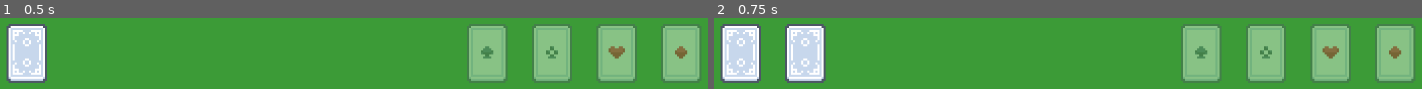
Above: before the commit, frames 1-2 (left to right).
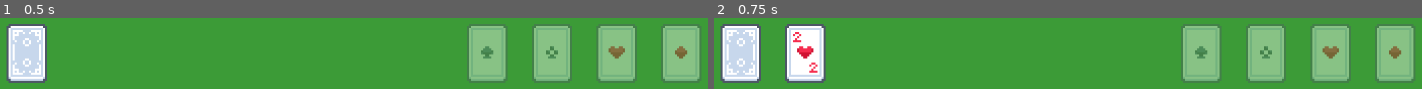
Above: after the commit, the same moments.

Repository: w-dib/Solitaire
Game: Godot game, scene res://scenes/world.tscn
The game is run twice, just before and just after one commit, with the same random seed, the same clock (stepped at 60 frames per second) and the same inputs.
Inputs (mouse positions are in pixels of both pictures, inside the frame that each line leads up to):
- Up to frame 1 (0.5 s): no input
- Up to frame 2 (0.75 s): tap Enter at 0.5 s; drag from (742, 52) to (1202, 52) at 0.52 s

Frame 1 is identical in both runs. In frame 2, 1.9% of the frame differs, in the area x 10-15%, y 16-81%.

Commit message:
Allow redealing draw pile

Diff:
--- a/scenes/world.tscn
+++ b/scenes/world.tscn
@@ -72,7 +72,13 @@
 script = ExtResource("6_i7141")
 metadata/_edit_group_ = true
 
-[node name="Sprite2D" type="Sprite2D" parent="DrawPile"]
+[node name="PileFull" type="Sprite2D" parent="DrawPile"]
+unique_name_in_owner = true
+texture = ExtResource("6_qfnet")
+
+[node name="PileEmpty" type="Sprite2D" parent="DrawPile"]
+unique_name_in_owner = true
+modulate = Color(1, 1, 1, 0.235294)
 texture = ExtResource("6_qfnet")
 
 [node name="CollisionShape2D" type="CollisionShape2D" parent="DrawPile"]
--- a/scripts/board_state.gd
+++ b/scripts/board_state.gd
@@ -1,5 +1,8 @@
 # board_state.gd
 extends Node2D
+
+signal on_drawpile_empty
+signal on_drawpile_full
 
 # The card scene to be duplicated for all cards in the deck
 var card_scene: PackedScene = preload("res://scenes/card.tscn")
@@ -30,13 +33,13 @@
 # Array of card texture names
 var card_names: Array[String] = [
 	"card_hearts_A", "card_hearts_02", "card_hearts_03", "card_hearts_04", "card_hearts_05", "card_hearts_06",
-	"card_hearts_07", "card_hearts_08", "card_hearts_09", "card_hearts_10", "card_hearts_J", "card_hearts_Q", "card_hearts_K",
-	"card_diamonds_A", "card_diamonds_02", "card_diamonds_03", "card_diamonds_04", "card_diamonds_05", "card_diamonds_06",
-	"card_diamonds_07", "card_diamonds_08", "card_diamonds_09", "card_diamonds_10", "card_diamonds_J", "card_diamonds_Q", "card_diamonds_K",
-	"card_clubs_A", "card_clubs_02", "card_clubs_03", "card_clubs_04", "card_clubs_05", "card_clubs_06", "card_clubs_07",
-	"card_clubs_08", "card_clubs_09", "card_clubs_10", "card_clubs_J", "card_clubs_Q", "card_clubs_K",
-	"card_spades_A", "card_spades_02", "card_spades_03", "card_spades_04", "card_spades_05", "card_spades_06",
-	"card_spades_07", "card_spades_08", "card_spades_09", "card_spades_10", "card_spades_J", "card_spades_Q", "card_spades_K"
+	#"card_hearts_07", "card_hearts_08", "card_hearts_09", "card_hearts_10", "card_hearts_J", "card_hearts_Q", "card_hearts_K",
+	#"card_diamonds_A", "card_diamonds_02", "card_diamonds_03", "card_diamonds_04", "card_diamonds_05", "card_diamonds_06",
+	#"card_diamonds_07", "card_diamonds_08", "card_diamonds_09", "card_diamonds_10", "card_diamonds_J", "card_diamonds_Q", "card_diamonds_K",
+	#"card_clubs_A", "card_clubs_02", "card_clubs_03", "card_clubs_04", "card_clubs_05", "card_clubs_06", "card_clubs_07",
+	#"card_clubs_08", "card_clubs_09", "card_clubs_10", "card_clubs_J", "card_clubs_Q", "card_clubs_K",
+	#"card_spades_A", "card_spades_02", "card_spades_03", "card_spades_04", "card_spades_05", "card_spades_06",
+	#"card_spades_07", "card_spades_08", "card_spades_09", "card_spades_10", "card_spades_J", "card_spades_Q", "card_spades_K"
 ]
 
 func _ready() -> void:
@@ -48,6 +51,7 @@
 		# Add card_instance to the scene tree
 		add_child(card_instance)
 		card_instance.set_card_properties(texture_name)
+		card_instance.name = texture_name
 
 		all_cards.append(card_instance)
 		draw_pile.append(card_instance)
@@ -60,8 +64,34 @@
 	deck.shuffle()
 
 func draw_card() -> Card:
-	var drawn_card = draw_pile.pop_back() as Card
-	stock_pile.append(drawn_card)
-	drawn_card.z_index = drawpile_z_index
-	drawpile_z_index += 1
-	return drawn_card
+	if draw_pile.size() == 0:
+		restock()
+		return
+	else:
+		on_drawpile_full.emit()
+		var drawn_card: Card = draw_pile.pop_back() as Card
+		stock_pile.append(drawn_card)
+		drawn_card.z_index = drawpile_z_index
+		drawn_card.show_front()
+		drawpile_z_index += 1
+		return drawn_card
+
+func restock() -> void:
+	print("Before restock:")
+	print("Stock pile size:", stock_pile.size())
+	print("Draw pile size:", draw_pile.size())
+
+	on_drawpile_empty.emit()
+
+	draw_pile = stock_pile.duplicate()
+	draw_pile.reverse()
+	stock_pile.clear()
+
+	for card in draw_pile:
+		card.z_index = 0
+		card.show_back()
+		card.position = Vector2(-100, -100)
+
+	print("After restock:")
+	print("Stock pile size:", stock_pile.size())
+	print("Draw pile size:", draw_pile.size())
--- a/scripts/draw_pile.gd
+++ b/scripts/draw_pile.gd
@@ -1,8 +1,24 @@
 extends Area2D
 
 @onready var stockpile: Marker2D = %Stockpile
+@onready var pile_full: Sprite2D = %PileFull
+@onready var pile_empty: Sprite2D = %PileEmpty
 
-func _on_input_event(viewport: Node, event: InputEvent, shape_idx: int) -> void:
+
+func _ready() -> void:
+	BoardState.on_drawpile_empty.connect(_on_drawpile_empty)
+	BoardState.on_drawpile_full.connect(_on_drawpile_full)
+
+func _on_input_event(_viewport: Node, event: InputEvent, _shape_idx: int) -> void:
 	if event.is_action_pressed("Click"):
-		var drawn_card = BoardState.draw_card()
-		drawn_card.position = stockpile.global_position
+		var drawn_card: Card = BoardState.draw_card()
+		if drawn_card:
+			drawn_card.position = stockpile.global_position
+
+func _on_drawpile_empty() -> void:
+	pile_empty.show()
+	pile_full.hide()
+
+func _on_drawpile_full() -> void:
+	pile_empty.hide()
+	pile_full.show()
